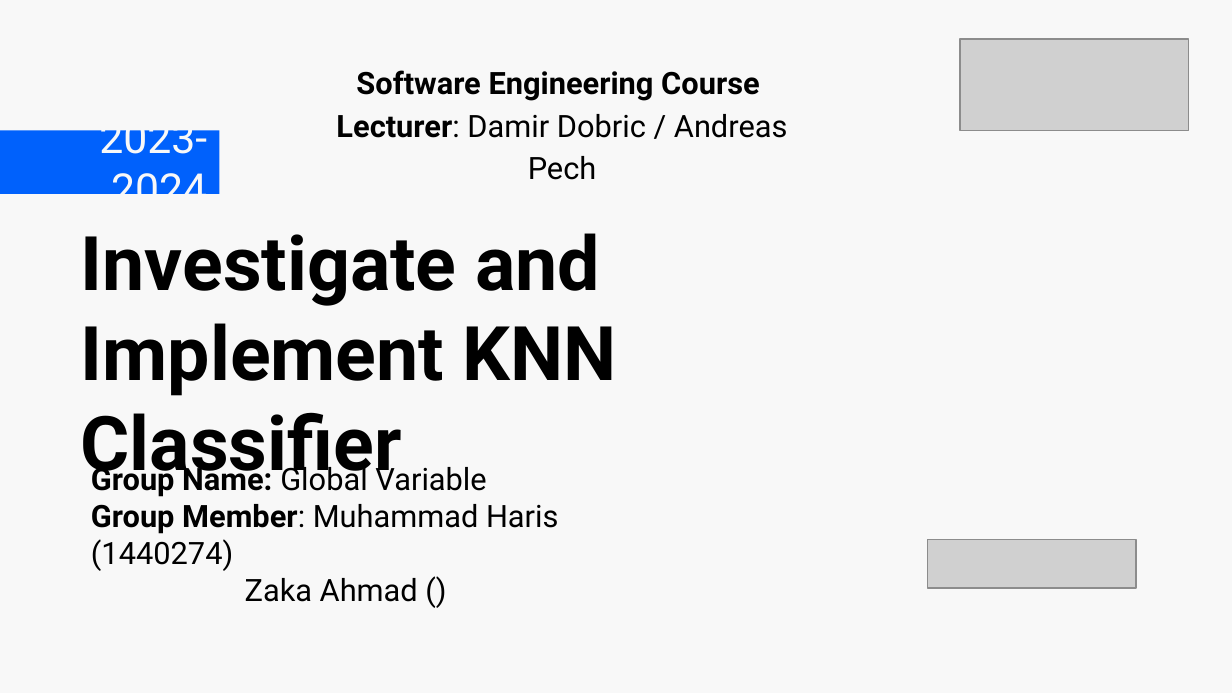
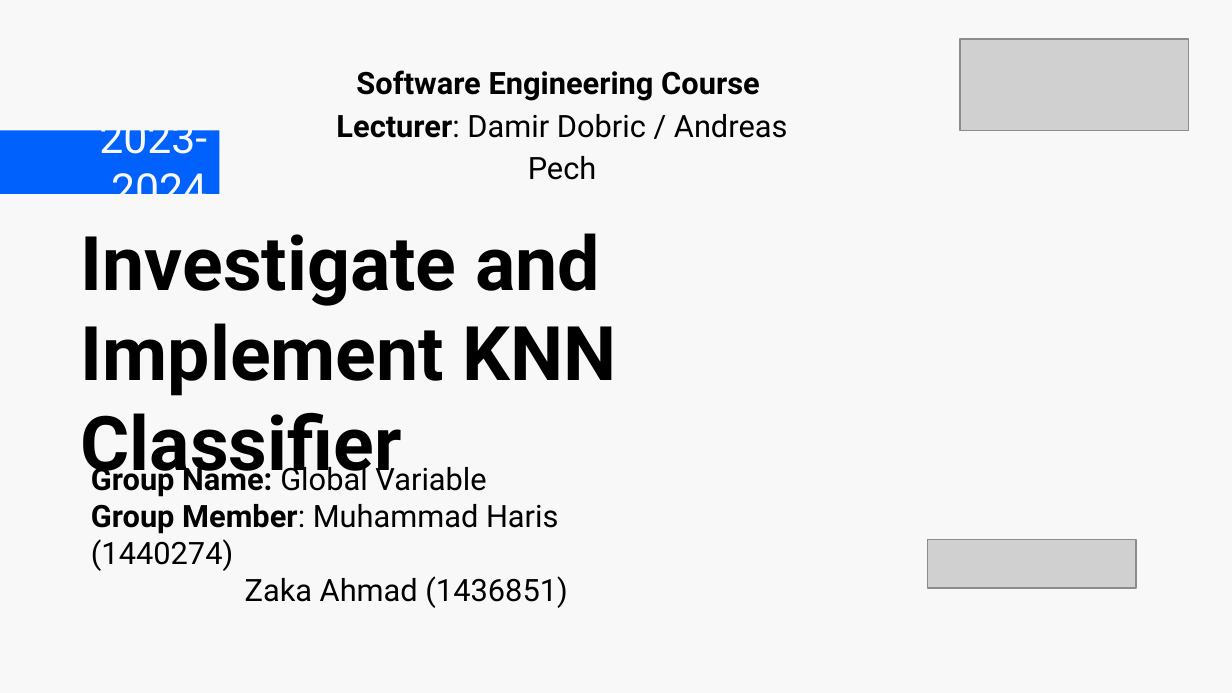
Before and after one commit to muhammadharis-97/K-Nearest-Neighbors-KNN-on-a-sparse-distribution-representation, a slide deck: slide 1 of Myproject/Documentation/Investigate and Implement KNN Classifier_Global Variable-Project_presentation.pptx. Drawn at 1232x693 pixels with LibreOffice and Linux fonts; fonts in the diff are those of the drawing; grey boxes stand for pictures; background and template pictures are left out. Boxes give left, top, right and bottom in pixels: in the first picture for what was removed or moved away, otherwise in the second. Text is boxed around its words. In the diff, an @@ line names an element or a change of style, - is before the commit and + after.

```diff
--- a/Myproject/Documentation/Investigate and Implement KNN Classifier_Global Variable-Project_presentation.pptx
+++ b/Myproject/Documentation/Investigate and Implement KNN Classifier_Global Variable-Project_presentation.pptx
@@ text at box(245, 576, 567, 608): text changed @@
-Zaka Ahmad ()
+Zaka Ahmad (1436851)
```
Also in this commit, not shown: 6 other slides changed, 6 slides added, 1 slide removed, 2 other files.
